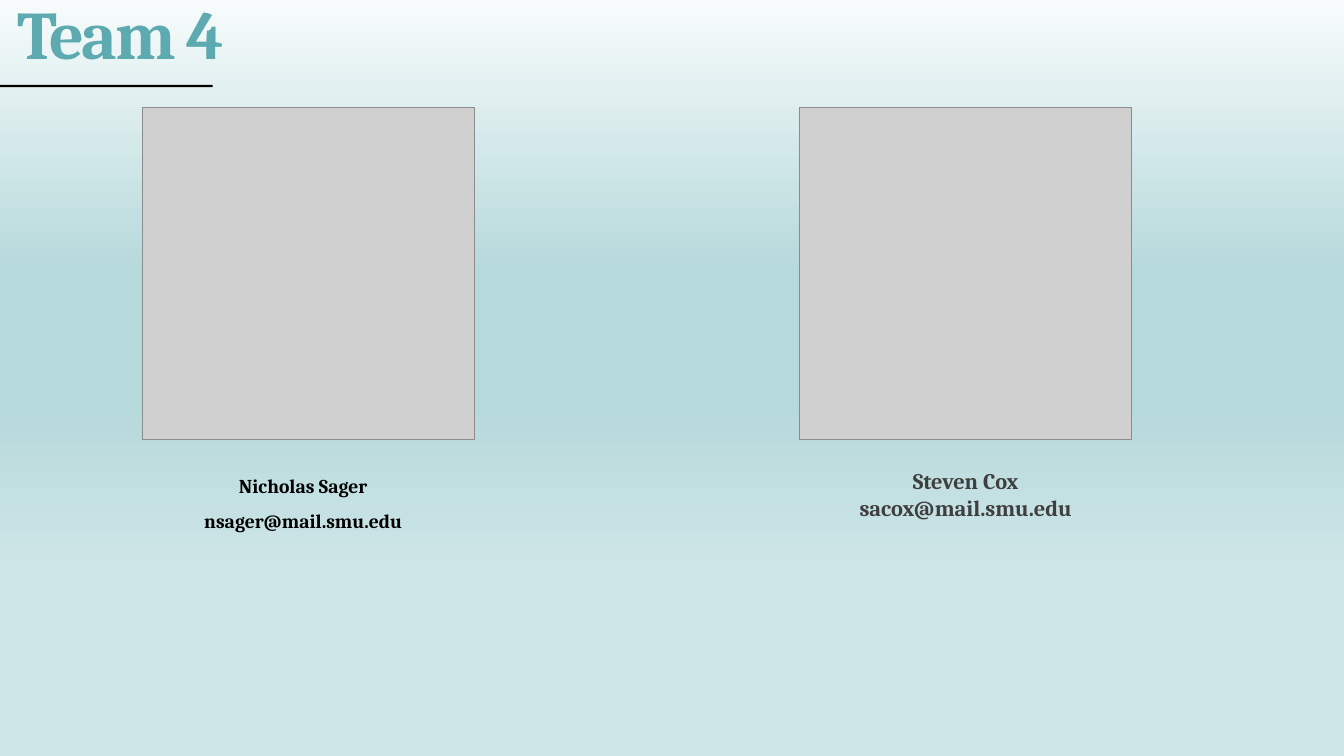
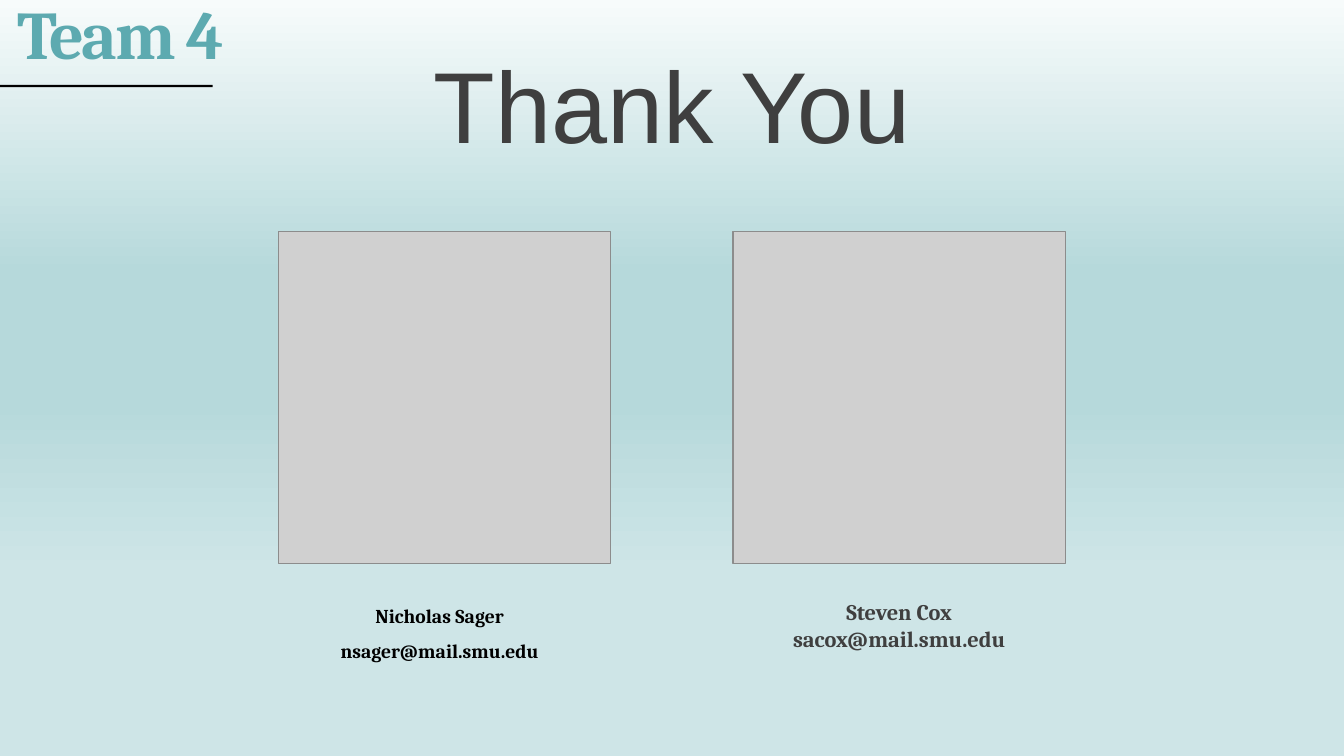
Before and after one commit to NickSager/MSDS_6306_Project1, a slide deck: slide 14 of Group4_CaseStudy1.pptx. Drawn at 1344x756 pixels with LibreOffice and Linux fonts; fonts in the diff are those of the drawing; grey boxes stand for pictures. Boxes give left, top, right and bottom in pixels: in the first picture for what was removed or moved away, otherwise in the second. Text is boxed around its words. In the diff, an @@ line names an element or a change of style, - is before the commit and + after.

```diff
--- a/Group4_CaseStudy1.pptx
+++ b/Group4_CaseStudy1.pptx
@@ text added at (434,70,910,144), 72 pt, text #3F3F3F @@
+Thank You
@@ picture: place and size @@
-picture at (142,107,475,440)
+picture at (278,232,611,565)
@@ picture: place and size @@
-picture at (800,107,1132,440)
+picture at (733,232,1066,565)
@@ text "Nicholas Sager": place and size @@
-text "Nicholas Sager" at (204,479,402,533)
+text "Nicholas Sager" at (341,609,539,663)
@@ text "Steven Cox": place and size @@
-text "Steven Cox" at (860,474,1072,520)
+text "Steven Cox" at (793,605,1005,651)
```
Also in this commit, not shown: 6 other slides changed.
